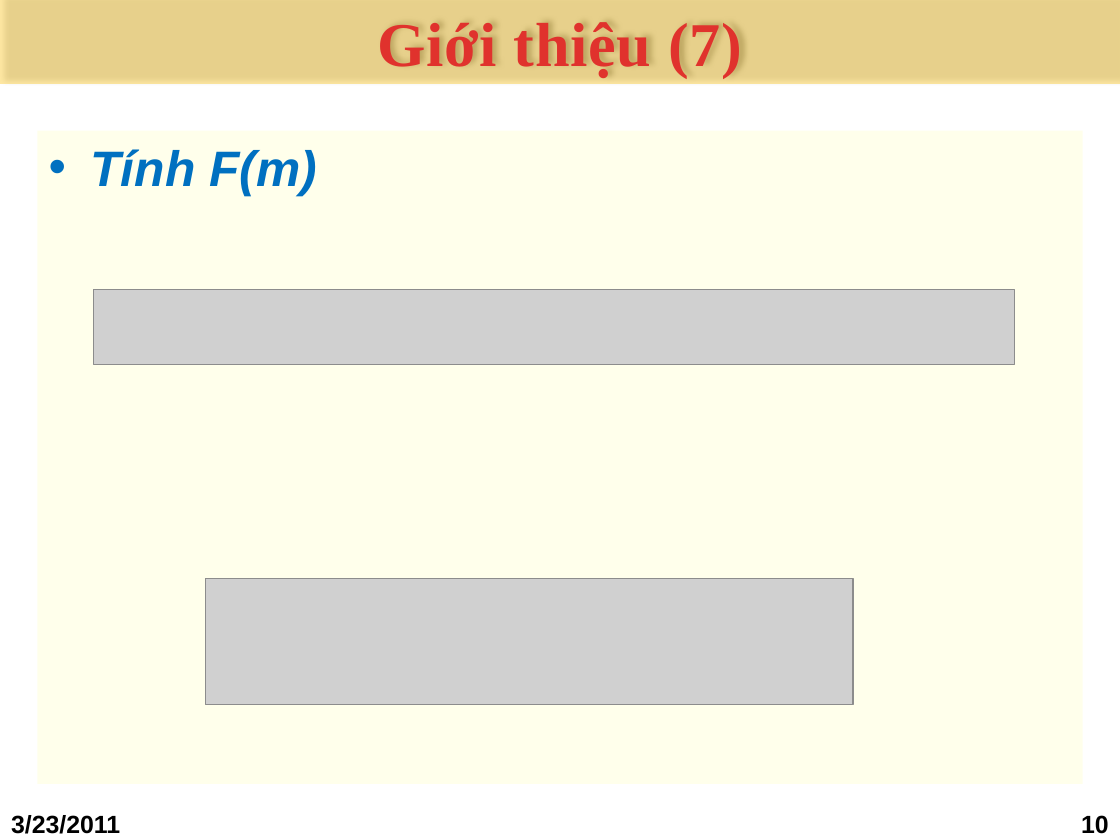
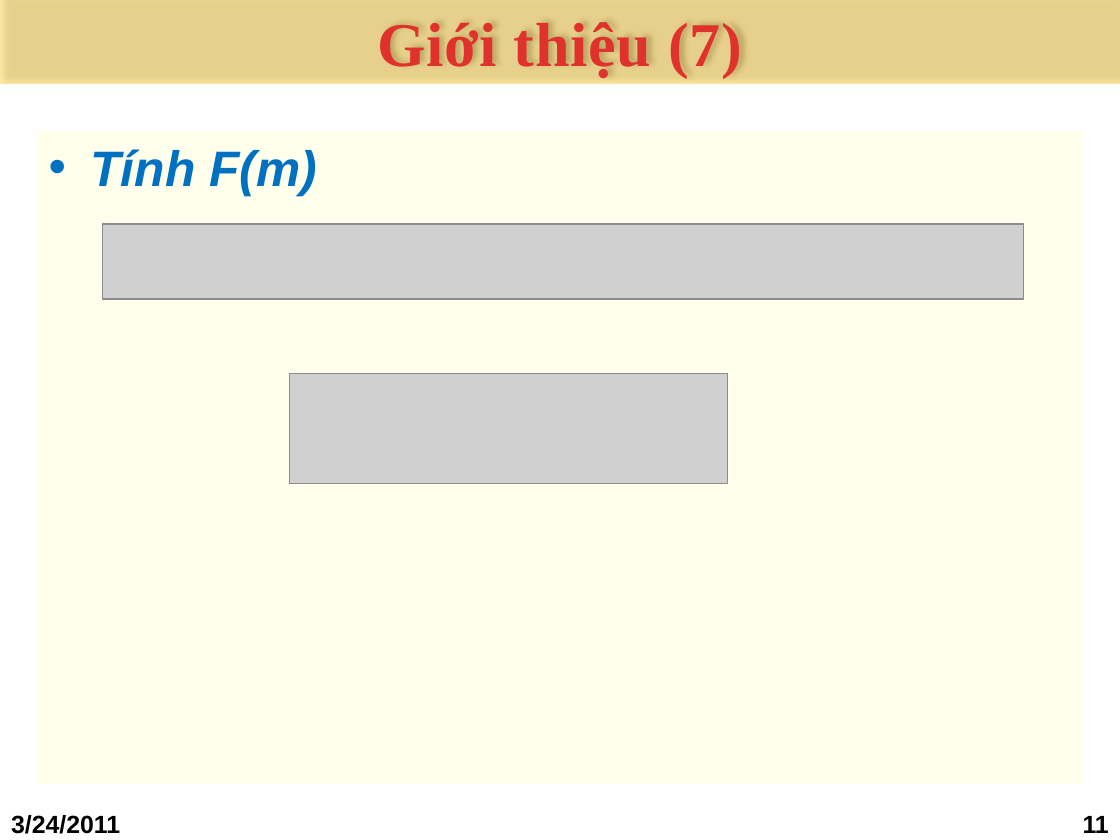
Before and after one commit to bomong/steganography-khtn-2011, a slide deck: slide 11 of Seminar DFT/1.Bao cao/_ADL_DFT(draft).pptx (slide 10 before the commit). Drawn at 1120x840 pixels with LibreOffice and Linux fonts; fonts in the diff are those of the drawing; grey boxes stand for pictures; background and template pictures are left out. Boxes give left, top, right and bottom in pixels: in the first picture for what was removed or moved away, otherwise in the second. Text is boxed around its words. In the diff, an @@ line names an element or a change of style, - is before the commit and + after.

```diff
--- a/Seminar DFT/1.Bao cao/_ADL_DFT(draft).pptx
+++ b/Seminar DFT/1.Bao cao/_ADL_DFT(draft).pptx
@@ picture added at (103, 224, 1024, 299) @@
@@ picture removed at (93, 289, 1014, 364) @@
@@ picture added at (289, 373, 728, 483) @@
@@ picture removed at (205, 579, 852, 706) @@
@@ text at (11, 815, 120, 834): text changed @@
-3/23/2011
+3/24/2011
@@ page number at (1083, 816, 1109, 833): text changed @@
-10
+11
```
Also in this commit, not shown: 26 other slides changed, 2 slides added.
